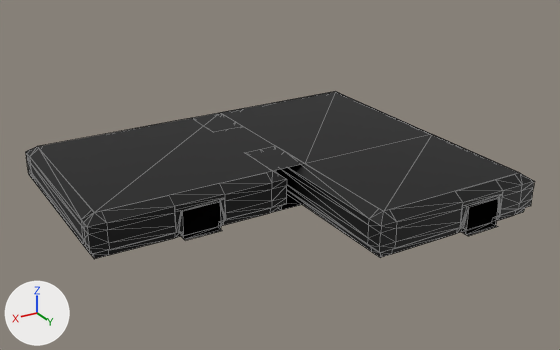
Two versions of the glTF model src/map/rooms/_res/models/s5_room.glb, one commit apart.
Camera for both pictures: a 50 mm lens placed at (35.2, 62.4, 26.5), pointed at (5.7, 13.2, 1.8). Lighting does not change. The marker at lower left points along +X, +Y and +Z. The first picture is the older version. Mesh edges are drawn as thin lines. Vertices at exactly the same position are counted once.

The first picture shows 's5-room'.
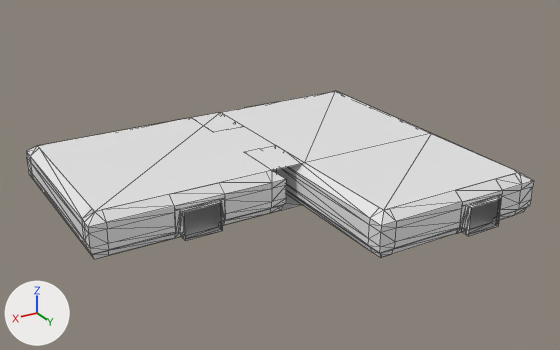
Changed parts and their boxes (x1, y1, x2, y2) in the pictures (560 x 350 px; the box of a moved part takes in the faces that stretch with it):
's5-room', reshaped: before (26, 91, 535, 259); after (26, 91, 534, 259)
part 1 of me_s5_room, moved or reshaped: before (37, 113, 521, 232); after (38, 112, 521, 240)
part 2 of me_s5_room, moved or reshaped: before (466, 199, 498, 230); after (469, 200, 498, 229)
part 3 of me_s5_room, recoloured: (26, 91, 533, 226) in both
part 4 of me_s5_room, recoloured: (26, 153, 534, 254) in both
part 5 of me_s5_room, recoloured: (91, 191, 525, 259) in both
part 6 of me_s5_room, recoloured: (184, 194, 498, 240) in both

The change, as a list of edits to the scene's bpy script:
```text
Add mat_checker_3:
    mat_checker_3 = principled_material('checker_3')
    mat_checker_3.base_color = (0.8, 0.8, 0.8)  # white #e7e7e7
Add mat_checker_2:
    mat_checker_2 = principled_material('checker_2')
    mat_checker_2.base_color = (0.8, 0.8, 0.8)  # white #e7e7e7
Add mat_checker_4:
    mat_checker_4 = principled_material('checker_4')
    mat_checker_4.base_color = (0.8, 0.8, 0.8)  # white #e7e7e7
Add mat_checker_1:
    mat_checker_1 = principled_material('checker_1')
    mat_checker_1.base_color = (0.8, 0.8, 0.8)  # white #e7e7e7
Change me_s5_room:
    used by ob_s5_room; location = (0.0, 0.0, 0.0)
    verts and faces of me_s5_room; kept vertices keep their numbers, new ones are numbered from 375
    before: 19 (-9.0, 16.0, 0.0)
    remove me_s5_room.from_pydata(...)  # 375 vertices, 606 faces; spans x -9.3..22.3, y -0.8..26.2, z 0.0..3.2
    add me_s5_room.from_pydata(...)  # 380 vertices, 636 faces; spans x -9.3..22.3, y -0.7..26.2, z 0.0..3.3
    me_s5_room part 1
    18 vertices are removed from x -6.0..21.5, y -0.5..26.0, z 2.2..3.2
    74 faces are deleted
    12 vertices are added at x -5.6..21.5, y -0.7..26.2, z 2.3..3.3
    11 new vertices lie (0.0, 0.0, 1.7) away from vertices in x -6.0..16.0, y -0.5..26.0, z 0.6
    25 new faces join them, mat_checker_2 (white #e7e7e7)
    77 new faces join them, mat_checker_1 (white #e7e7e7)
    2 new faces join them, mat_checker_3 (white #e7e7e7)
    me_s5_room part 2
    add verts[19] = (-9.0, 15.5, 0.0)  # moved
    me_s5_room part 3: 79 faces spanning x -9.3..22.3, y -0.3..25.8, z 2.7..3.3 switch from mat_corridor (black #000000) to mat_checker_2 (white #e7e7e7)
    me_s5_room part 4: 241 faces spanning x -9.3..22.3, y -0.5..26.0, z 0.0..2.7 switch from mat_corridor (black #000000) to mat_checker_1 (white #e7e7e7)
    me_s5_room part 5: 196 faces spanning x -9.3..22.3, y -0.5..26.0, z 0.0..0.6 switch from mat_corridor (black #000000) to mat_checker_4 (white #e7e7e7)
    me_s5_room part 6: 16 faces spanning x -9.0..22.0, y -0.7..26.2, z 0.0 switch from mat_corridor (black #000000) to mat_checker_3 (white #e7e7e7)
```
